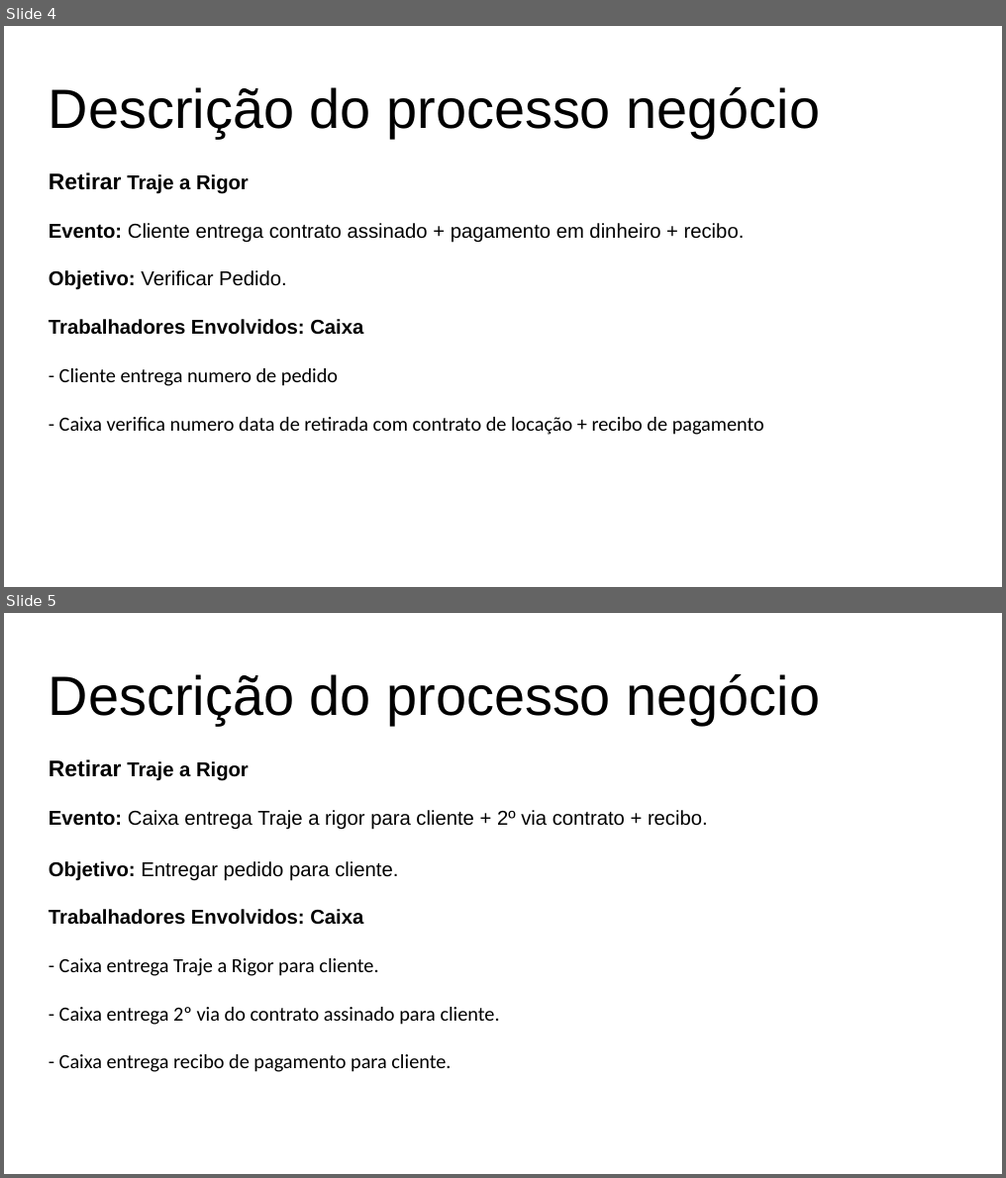
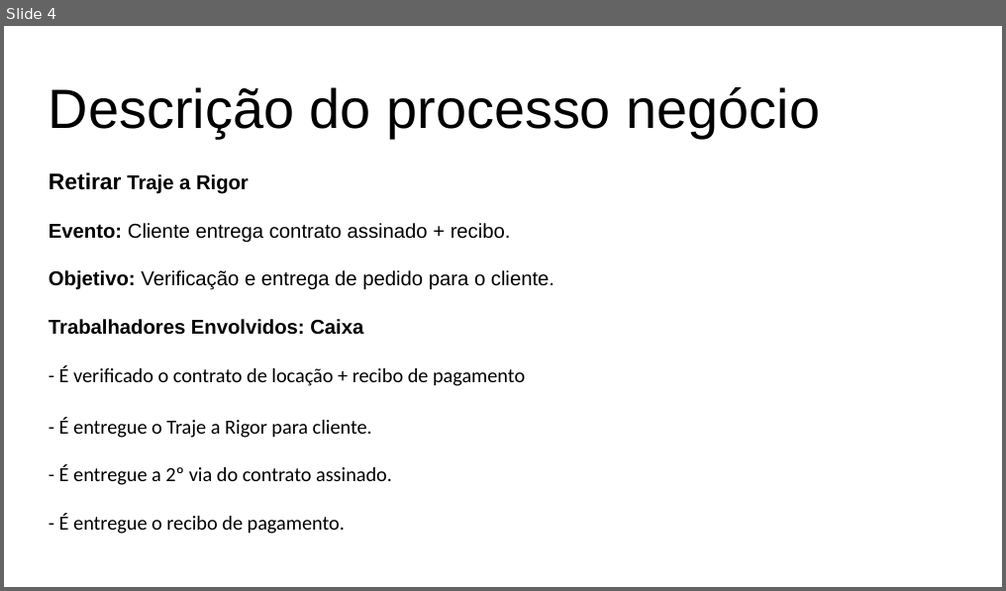
Before and after one commit to grupopenelopechavosa/OPE---Faculdade-Impacta, a slide deck: 18 - Descrição dos Processo de Negocio.pptx. Shown one above the other, each under a label of ours: slides 4 and 5 before the commit, slide 4 after it. The pictures are 1006x1178 and 1006x591 pixels, drawn with LibreOffice and Linux fonts; fonts in the diff are those of the drawing. Boxes give left, top, right and bottom in pixels: in the first picture for what was removed or moved away, otherwise in the second. Text is boxed around its words. In the diff, an @@ line names an element or a change of style, - is before the commit and + after.

```diff
--- a/18 - Descrição dos Processo de Negocio.pptx
+++ b/18 - Descrição dos Processo de Negocio.pptx
@@ slide 5 removed at [4,613,1002,1174], background #FFFFFF @@
@@ text removed at [49,674,821,1072] @@
-Descrição do processo negócio
-Retirar Traje a Rigor
-Evento: Caixa entrega Traje a rigor para cliente + 2º via contrato + recibo.
-Objetivo: Entregar pedido para cliente.
-Trabalhadores Envolvidos: Caixa
-- Caixa entrega Traje a Rigor para cliente.
-- Caixa entrega 2º via do contrato assinado para cliente.
-- Caixa entrega recibo de pagamento para cliente.
@@ slide 4 changed as well @@
@@ text at [49,223,554,290]: text changed @@
-Evento: Cliente entrega contrato assinado + pagamento em dinheiro + recibo.
-Objetivo: Verificar Pedido.
+Evento: Cliente entrega contrato assinado + recibo.
+Objetivo: Verificação e entrega de pedido para o cliente.
@@ text at [59,366,525,534]: text changed @@
-- Cliente entrega numero de pedido
-- Caixa verifica numero data de retirada com contrato de locação + recibo de pagamento
+- É verificado o contrato de locação + recibo de pagamento
+- É entregue o Traje a Rigor para cliente.
+- É entregue a 2º via do contrato assinado.
+- É entregue o recibo de pagamento.
```
Also in this commit, not shown: 4 other slides changed, 1 other slide removed, 4 other files.
